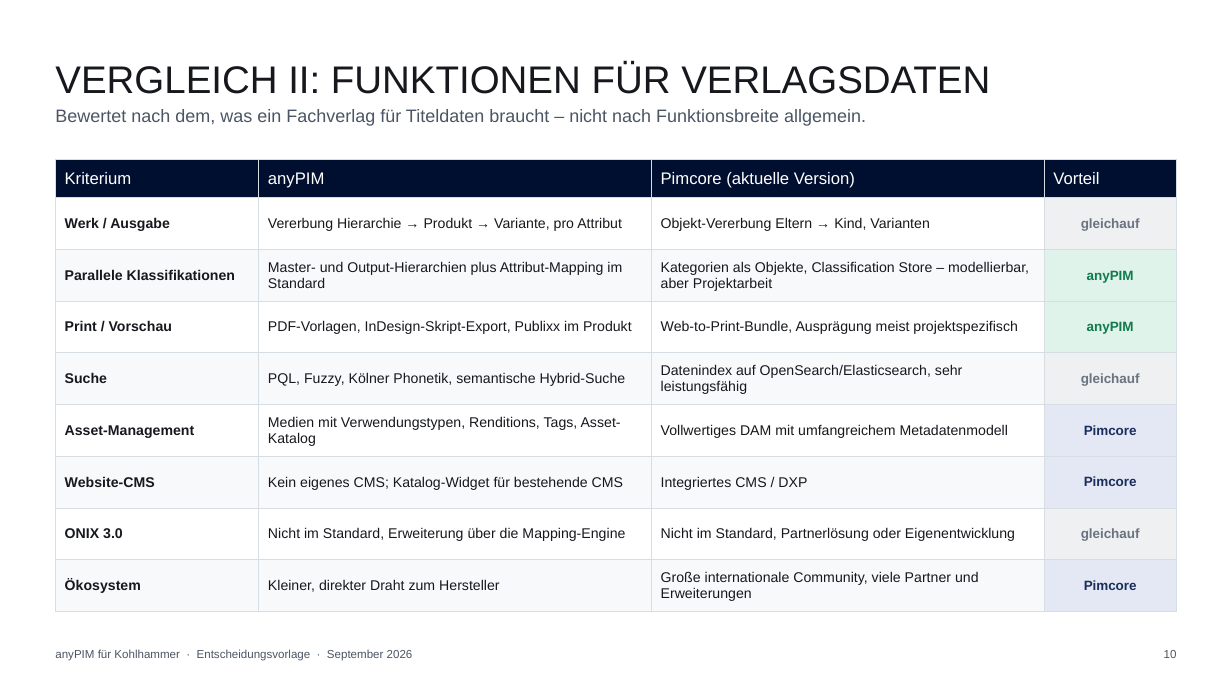
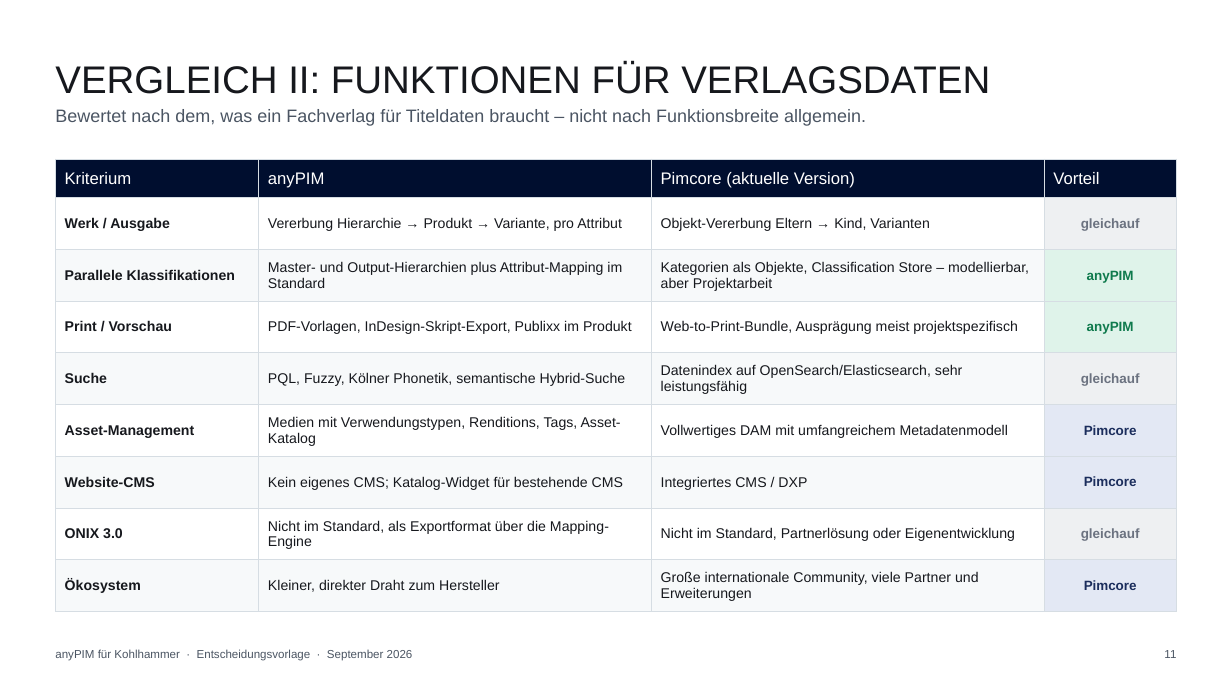
Before and after one commit to incoxx/publixx-pim, a slide deck: slide 11 of docs/sales/kohlhammer-anypim-vs-pimcore.pptx (slide 10 before the commit). Drawn at 1232x693 pixels with LibreOffice and Linux fonts; fonts in the diff are those of the drawing. Boxes give left, top, right and bottom in pixels: in the first picture for what was removed or moved away, otherwise in the second. Text is boxed around its words. In the diff, an @@ line names an element or a change of style, - is before the commit and + after.

```diff
--- a/docs/sales/kohlhammer-anypim-vs-pimcore.pptx
+++ b/docs/sales/kohlhammer-anypim-vs-pimcore.pptx
@@ table at (55, 159, 1177, 605) @@
-row 8, column 2: Nicht im Standard, Erweiterung über die Mapping-Engine
+row 8, column 2: Nicht im Standard, als Exportformat über die Mapping-Engine
@@ text at (1164, 650, 1176, 658): text changed @@
-10
+11
```
Also in this commit, not shown: 11 other slides changed, 1 slide added, 2 other files.
